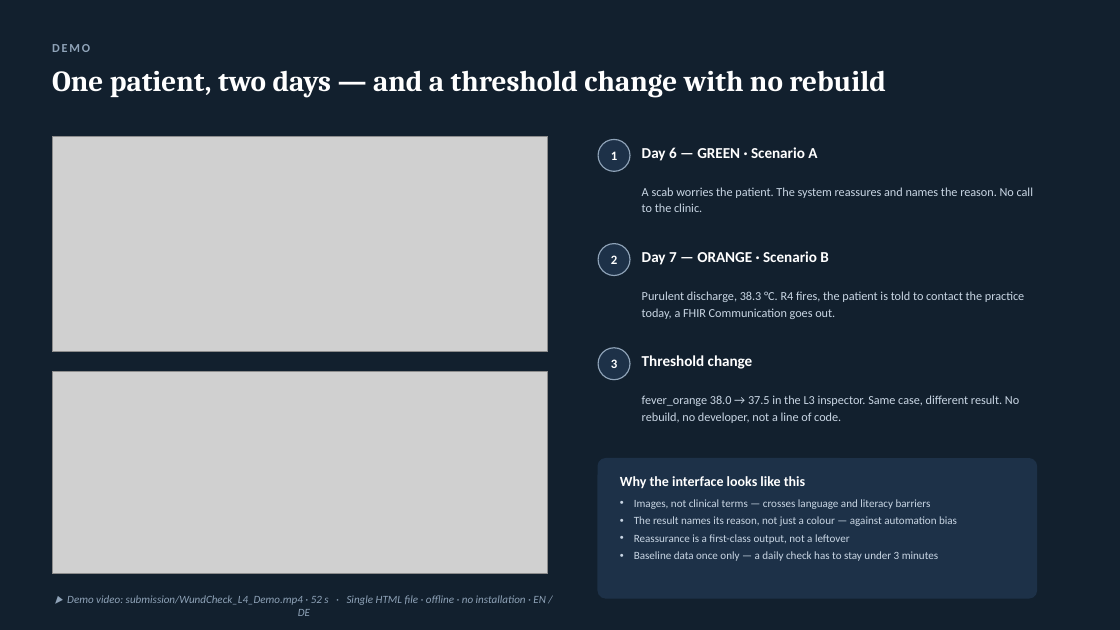
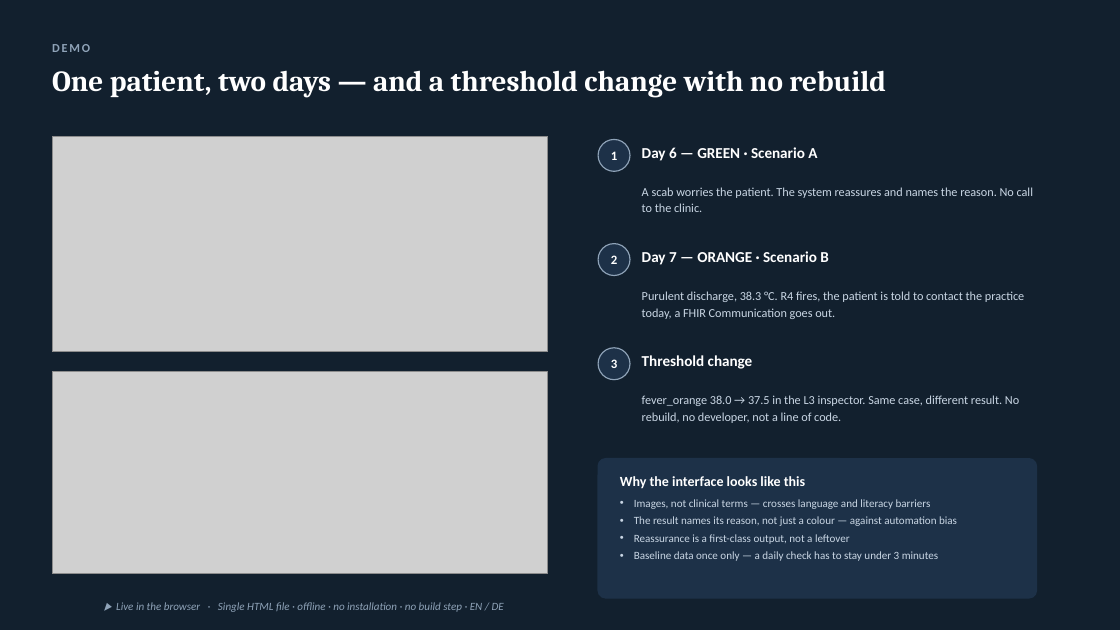
Before and after one commit to Sivanajani/smart-wound-guideline-app, a slide deck: slide 11 of submission/WundCheck_CDSS_Presentation.pptx. Drawn at 1120x630 pixels with LibreOffice and Linux fonts; fonts in the diff are those of the drawing; grey boxes stand for pictures. Boxes give left, top, right and bottom in pixels: in the first picture for what was removed or moved away, otherwise in the second. Text is boxed around its words. In the diff, an @@ line names an element or a change of style, - is before the commit and + after.

```diff
--- a/submission/WundCheck_CDSS_Presentation.pptx
+++ b/submission/WundCheck_CDSS_Presentation.pptx
@@ text at [116,602,504,612]: text changed @@
-▶ Demo video: submission/WundCheck_L4_Demo.mp4 · 52 s · Single HTML file · offline · no installation · EN / DE
+▶ Live in the browser · Single HTML file · offline · no installation · no build step · EN / DE
```
Also in this commit, not shown: 2 other slides changed, 2 slides added, 32 other files.
